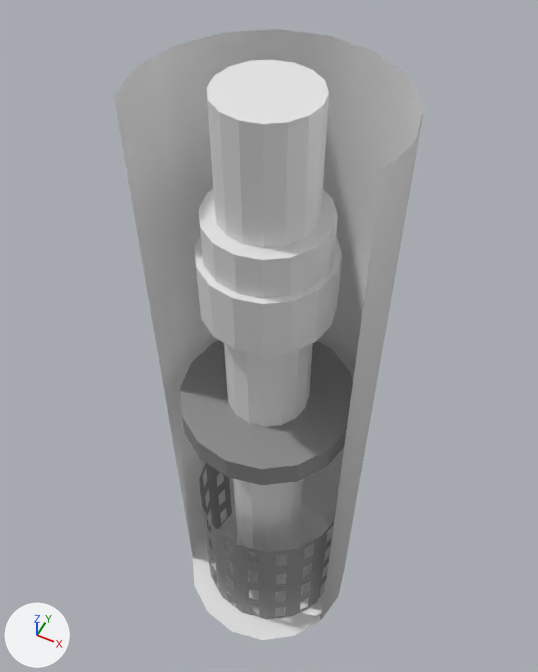
What one commit did to the FBX model Oasen World/Assets/Models/Windput.fbx.
The view is the same before and after, from a 50 mm camera at (1.94, -3.86, 5.58) aimed at (-0.25, 0.52, 0.1). Every picture has the same lights, and +X, +Y and +Z are marked at lower left.
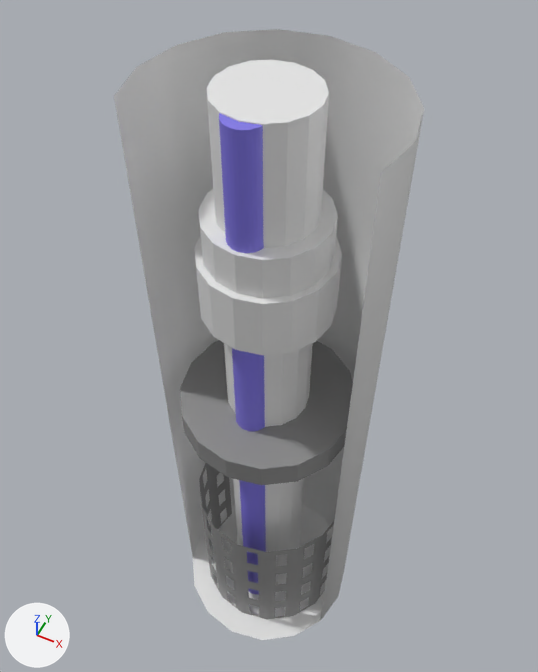
Pixel boxes (x1, y1, x2, y2) of what changed, in the pictures (538 x 672 px):
part 1 of me_cylinder_001, added (blue)
    after: (219, 113, 266, 594)

Diff of the bpy script that builds the scene:
```diff
--- a/Oasen World/Assets/Models/Windput.fbx.py
+++ b/Oasen World/Assets/Models/Windput.fbx.py
@@ mat_water @@
+mat_water = principled_material('Water')
+mat_water.base_color = (0.227, 0.191, 0.8)  # blue #8379e7
@@ me_cylinder_001 @@
 me_cylinder_001.from_pydata(...)  # 402 vertices, 303 faces; spans x -1.0..1.0, y -1.0..1.0, z -3.91..3.09
 # used by ob_cylinder; location = (0.0, 0.0, 0.0)
+# me_cylinder_001 part 1: a new loose piece, a 32-sided cylinder along z spanning x -0.15..0.15, y -0.47..-0.17, z -3.69..3.08, in mat_water (blue #8379e7)
 me_cylinder_001.materials.append(mat_material_001)
 me_cylinder_001.materials.append(mat_material_002)
+me_cylinder_001.materials.append(mat_water)  # blue #8379e7
```
